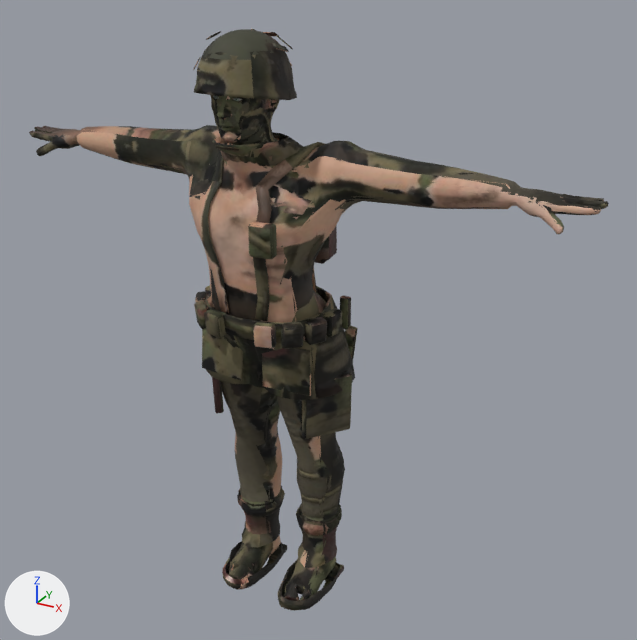
The glTF model e63334287a3deaa3/ironveil/assets/ally.glb: old version first, new version second.
The view is the same before and after, from a 50 mm lens placed at (1.262, -2.058, 1.978), pointed at (0.117, 0.023, 0.937). Arrows for +X, +Y and +Z are at lower left; the lights stay in place. The older version comes first. Objects named as collision shapes, trigger or cutter boxes, shadow casters or lower levels of detail are left out. Vertices at exactly the same position are counted once.

The scene before the commit, as lines of its bpy script (objects in view):
```python
me_ally = bpy.data.meshes.new('Ally')
me_ally.from_pydata(...)  # 8579 vertices, 16664 faces; spans x -0.9..0.9, y -0.29..0.14, z -0.02..1.76
me_ally.materials.append(mat_allymat)
me_allylod1 = bpy.data.meshes.new('AllyLOD1')
me_allylod1.from_pydata(...)  # 2702 vertices, 4909 faces; spans x -0.89..0.89, y -0.29..0.14, z -0.02..1.76
me_allylod1.materials.append(mat_allymat)
ob_ally = bpy.data.objects.new('Ally', me_ally)
ob_ally.location = (0.0, 0.0, 0.0)
ob_allylod1 = bpy.data.objects.new('AllyLOD1', me_allylod1)
ob_allylod1.location = (0.0, 0.0, 0.0)
```
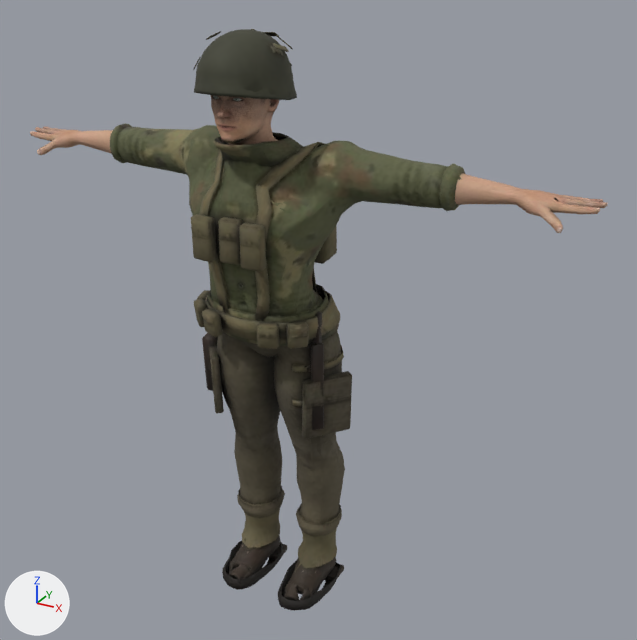
Location of each change, [x1, y1, x2, y2] in pixels of the pictures (637 x 640 px; the box of a moved part takes in the faces that stretch with it):
'Ally', reshaped
    before: [30, 29, 609, 610]
    after: [30, 29, 608, 610]
'AllyLOD1', reshaped
    before: [29, 30, 608, 611]
    after: [31, 29, 606, 611]
part 1 of me_ally, moved or reshaped
    before: [340, 296, 351, 329]
    after: [311, 312, 322, 343]
part 2 of me_ally, added (mostly hidden)
    after: [292, 400, 302, 407]
part 3 of me_ally, added
    after: [292, 346, 344, 372]
part 4 of me_ally, added
    after: [202, 333, 218, 391]
part 5 of me_ally, added
    after: [311, 342, 324, 430]
part 6 of me_ally, added (brown)
    after: [191, 214, 217, 262]
part 7 of me_ally, added (brown)
    after: [218, 217, 244, 265]
part 8 of me_ally, added (brown)
    after: [239, 223, 266, 272]
part 9 of me_ally, deleted
    before: [323, 308, 342, 337]
part 10 of me_ally, deleted (brown)
    before: [248, 221, 277, 260]
part 11 of me_ally, deleted
    before: [262, 348, 311, 396]
part 12 of me_ally, moved or reshaped
    before: [30, 96, 609, 464]
    after: [30, 98, 608, 403]
part 13 of me_ally, moved or reshaped
    both: [228, 544, 311, 600]
part 14 of me_ally, surface changed
    both: [42, 32, 561, 610]
part 15 of me_allylod1, moved or reshaped
    before: [29, 51, 608, 601]
    after: [31, 51, 606, 594]
part 16 of me_allylod1, surface changed
    both: [42, 32, 596, 607]

The edits, one by one:
me_ally is used by ob_ally; location (0.0, 0.0, 0.0).
me_ally had 8579 vertices, 16664 faces and spanned x -0.9..0.9, y -0.29..0.14, z -0.02..1.76.
me_ally now has 9031 vertices, 17484 faces and spans x -0.89..0.89, y -0.29..0.12, z -0.02..1.76.
me_ally part 1: the loose piece of 56 vertices spanning x 0.16..0.19, y 0.07..0.09, z 0.9..1.0 is moved by (-0.01, -0.16, 0.01).
me_ally part 2: a new loose piece of 68 vertices spanning x 0.02..0.21, y -0.12..0.1, z 0.72..0.74, in mat_allymat.
me_ally part 3: a new loose piece of 68 vertices spanning x 0.01..0.2, y -0.12..0.1, z 0.83..0.85, in mat_allymat.
me_ally part 4: a new loose piece of 24 vertices spanning x -0.26..-0.2, y -0.07..0.01, z 0.65..0.84, in mat_allymat.
me_ally part 5: a new loose piece of 24 vertices spanning x 0.16..0.2, y -0.12..-0.08, z 0.65..0.92, in mat_allymat.
me_ally part 6: a new loose piece of 24 vertices spanning x -0.11..-0.04, y -0.27..-0.23, z 1.18..1.3, in mat_allymat.
me_ally part 7: a new loose piece of 24 vertices spanning x -0.03..0.04, y -0.26..-0.22, z 1.18..1.3, in mat_allymat.
me_ally part 8: a new loose piece of 24 vertices spanning x 0.04..0.11, y -0.27..-0.23, z 1.18..1.3, in mat_allymat.
me_ally part 9: the loose piece of 24 vertices spanning x 0.19..0.23, y -0.09..-0.03, z 0.94..1.01 is deleted.
me_ally part 10: the loose piece of 24 vertices spanning x 0.07..0.14, y -0.27..-0.23, z 1.21..1.3 is deleted.
me_ally part 11: the loose piece of 24 vertices spanning x 0.04..0.19, y -0.16..-0.14, z 0.78..0.92 is deleted.
me_ally part 12: 347 vertices moved within x -0.88..0.89, y -0.26..0.1, z 0.85..1.62; 997 vertices removed from x -0.9..0.9, y -0.24..0.14, z 0.47..1.61; 1192 vertices added at x -0.89..0.89, y -0.24..0.12, z 0.71..1.62.
me_ally part 13: 101 vertices moved within x -0.16..0.16, y -0.15..-0.06, z 0.0..0.07; 6 vertices removed from x -0.14..0.15, y -0.14..0.06, z 0.0..0.15; 4 vertices added at x -0.14..-0.06, y -0.14..-0.02, z 0.0..0.04.
me_ally part 14: 10034 kept faces spanning x -0.89..0.89, y -0.29..0.12, z -0.02..1.76 get new texture (UV) coordinates.
Other edits to the shape of me_ally do not show in these pictures.
me_allylod1 is used by ob_allylod1; location (0.0, 0.0, 0.0).
me_allylod1 had 2702 vertices, 4909 faces and spanned x -0.89..0.89, y -0.29..0.14, z -0.02..1.76.
me_allylod1 now has 2742 vertices, 4913 faces and spans x -0.89..0.89, y -0.29..0.12, z -0.02..1.76.
me_allylod1 part 15: 61 vertices moved within x -0.89..0.89, y -0.24..0.12, z 0.0..1.66; 564 vertices removed from x -0.89..0.89, y -0.27..0.14, z -0.02..1.67; 636 vertices added at x -0.89..0.89, y -0.27..0.12, z -0.02..1.67.
me_allylod1 part 16: 2868 kept faces spanning x -0.88..0.88, y -0.29..0.12, z -0.02..1.76 get new texture (UV) coordinates.
Other edits to the shape of me_allylod1 do not show in these pictures.
